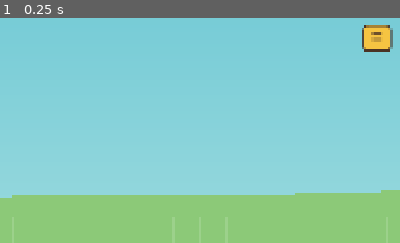
Above: before the commit, frame 1.
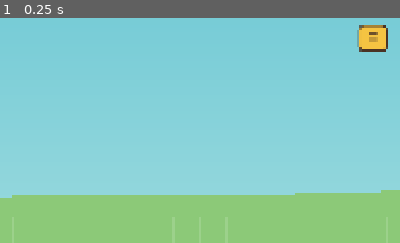
Above: after the commit, the same moment.

Repository: hazlema/kingdom-crumble
Game: Godot game, scene res://scenes/editor.tscn
Two runs of this game, one before a commit and one after it. Both use one fixed random seed, a clock stepped at 60 frames per second and the inputs below. This scene is started directly instead of the project's main scene.
Inputs:
- Up to frame 1 (0.25 s): no input
The pictures show only the part of the screen within x 50-100%, y 0-50%; the shares and areas given below are measured in that part.

The runs differ from the first frame. In frame 1, 0.5% of the frame differs, in the area x 89-99%, y 3-16%.

Commit message:
feat: speed-gated crate bounce — a kiss is inert, a hit detonates
Restitution now ramps from 0 below 60px/s to the full per-tier value at
240px/s, so a slow boulder nudging a tower no longer shakes it apart
while real stone hits keep their chaos. Damping raised (0.8/6.0),
crates re-sleep sooner, cameras pinned to physics ticks for
interpolation, hamburger nudged 10px on-screen. Gentle-tap regression
test: tap must not topple or scatter, hard hit must still launch.

Co-Authored-By: Claude Fable 5 <noreply@anthropic.com>

Diff:
--- a/project.godot
+++ b/project.godot
@@ -35,9 +35,11 @@
 
 [physics]
 
+common/physics_jitter_fix=0.0
+2d/sleep_threshold_linear=6.0
+2d/time_before_sleep=0.3
+3d/physics_engine="Jolt Physics"
 common/physics_interpolation=true
-common/physics_jitter_fix=0.0
-3d/physics_engine="Jolt Physics"
 
 [rendering]
 
--- a/scenes/editor.tscn
+++ b/scenes/editor.tscn
@@ -19,6 +19,7 @@
 script = ExtResource("4")
 
 [node name="Camera" type="Camera2D" parent="."]
+process_callback = 1
 position = Vector2(960, 160)
 limit_left = -400
 limit_top = -1400
--- a/scenes/editor_menu.tscn
+++ b/scenes/editor_menu.tscn
@@ -10,9 +10,9 @@
 unique_name_in_owner = true
 anchor_left = 1.0
 anchor_right = 1.0
-offset_left = -90.0
+offset_left = -100.0
 offset_top = 16.0
-offset_right = -20.0
+offset_right = -30.0
 offset_bottom = 82.0
 theme_override_font_sizes/font_size = 30
 text = "☰"
--- a/src/camera/camera_director.gd
+++ b/src/camera/camera_director.gd
@@ -13,6 +13,9 @@
 	home_position = global_position
 	position_smoothing_enabled = true
 	position_smoothing_speed = 6.0
+	# physics interpolation forces cameras to physics ticks anyway;
+	# set it explicitly so the engine doesn't log an override notice
+	process_callback = Camera2D.CAMERA2D_PROCESS_PHYSICS
 
 func set_mode(m: Mode) -> void:
 	mode = m
--- a/src/gameplay/crate.gd
+++ b/src/gameplay/crate.gd
@@ -6,17 +6,32 @@
 # Post-impact settle feel: higher = crates calm down faster after a
 # hit, lower = they slosh and rock longer. Bounce stays the per-tier
 # gameplay dial (resources/difficulty/*.tres).
-const LINEAR_DAMP := 0.3
-const ANGULAR_DAMP := 3.0
+const LINEAR_DAMP := 0.8
+const ANGULAR_DAMP := 6.0
+# Restitution is speed-gated: below MIN a touch is inert (a slow
+# boulder kissing the tower must not detonate it), above MAX the full
+# per-tier bounce applies. Linear ramp in between.
+const BOUNCE_MIN_SPEED := 60.0
+const BOUNCE_MAX_SPEED := 240.0
 
 var type_id := "crate-wood"
 
+var _full_bounce := 0.5
+var _mat := PhysicsMaterial.new()
+
 func _ready() -> void:
-	var mat := PhysicsMaterial.new()
-	mat.bounce = Settings.preset.crate_natural_bounce if Settings.preset else 0.5
-	physics_material_override = mat
+	_full_bounce = Settings.preset.crate_natural_bounce if Settings.preset else 0.5
+	_mat.bounce = 0.0
+	physics_material_override = _mat
 	linear_damp = LINEAR_DAMP
 	angular_damp = ANGULAR_DAMP
+
+func _physics_process(_delta: float) -> void:
+	if sleeping:
+		return
+	var ramp := clampf((linear_velocity.length() - BOUNCE_MIN_SPEED) \
+		/ (BOUNCE_MAX_SPEED - BOUNCE_MIN_SPEED), 0.0, 1.0)
+	_mat.bounce = _full_bounce * ramp
 
 func is_standing() -> bool:
 	return is_standing_rotation(rotation)
--- a/tests/unit/test_stack_settle.gd
+++ b/tests/unit/test_stack_settle.gd
@@ -32,3 +32,28 @@
 	await wait_seconds(1.0)
 	assert_gt(lowest.global_position.x - hit_x, 5.0,
 		"impacted crate should wake and be knocked away")
+
+func test_gentle_tap_does_not_topple_stack() -> void:
+	# A slow boulder rolling into the tower's foot ("kissed it") must
+	# wake the crates without the whole stack shaking itself down.
+	var layout := LevelLayout.new()
+	for row in 4:
+		var p := EditorGrid.cell_to_world(Vector2i(8, row))
+		layout.crates.append({"x": p.x, "y": p.y, "type": "crate-wood"})
+	Level.next_layout = layout
+	var level: Node = load("res://scenes/level.tscn").instantiate()
+	add_child_autofree(level)
+	var start := {}
+	var lowest: Crate = null
+	for c in get_tree().get_nodes_in_group("crates"):
+		start[c.get_instance_id()] = c.global_position
+		if lowest == null or c.global_position.y > lowest.global_position.y:
+			lowest = c
+	await wait_seconds(0.5)
+	lowest.apply_central_impulse(Vector2(150, 0))
+	await wait_seconds(2.5)
+	for c in get_tree().get_nodes_in_group("crates"):
+		var drift: Vector2 = c.global_position - start[c.get_instance_id()]
+		assert_true(c.is_standing(), "gentle tap toppled a crate")
+		assert_lt(drift.length(), 12.0,
+			"gentle tap scattered a crate %.1fpx" % drift.length())
